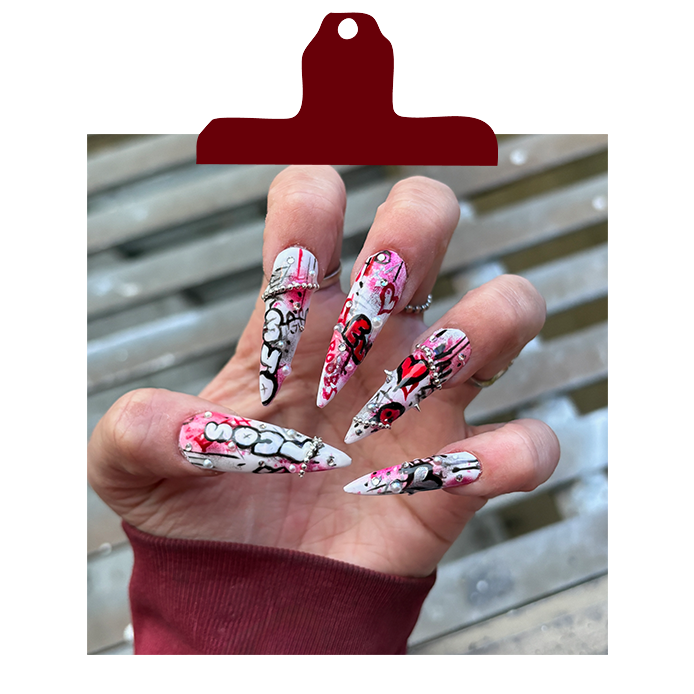
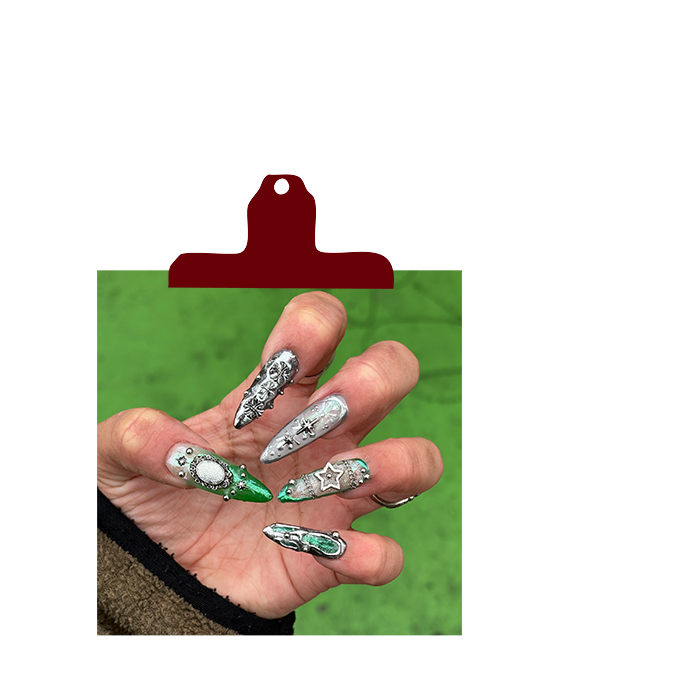
Two versions of the same layered image (694 × 694). Layer-by-layer changes:
removed layer "redclip" over box(196, 12, 498, 166)
removed layer "graf1" over box(87, 134, 608, 655)
added layer "redclip" (2nd of 2) above "c" over box(97, 174, 462, 636)